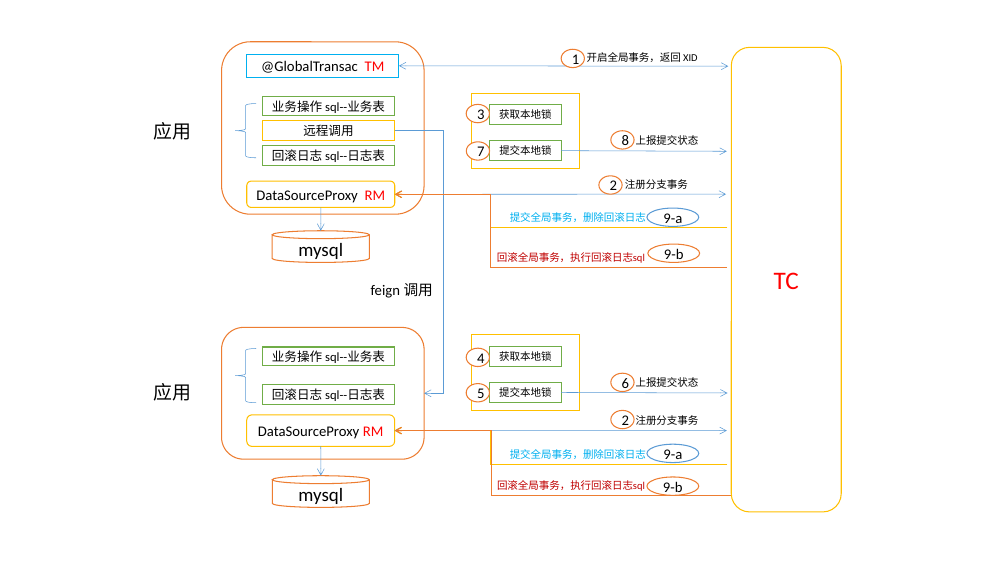
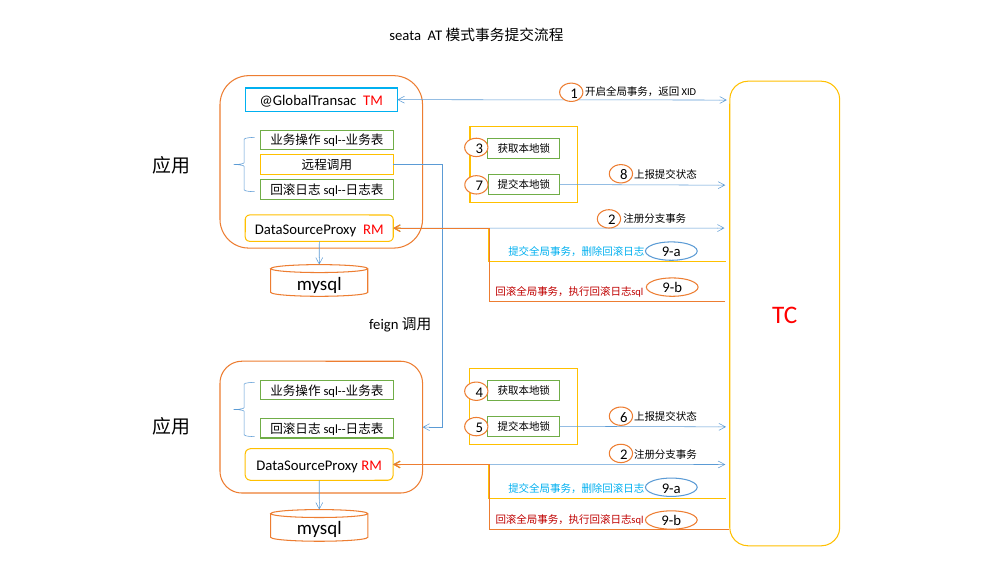
Before and after one commit to caesar-empereur/read-book, a slide deck: slide 1 of photo-source/distri/seata原理.pptx. Drawn at 1008x567 pixels with LibreOffice and Linux fonts; fonts in the diff are those of the drawing. Boxes give left, top, right and bottom in pixels: in the first picture for what was removed or moved away, otherwise in the second. Text is boxed around its words. In the diff, an @@ line names an element or a change of style, - is before the commit and + after.

```diff
--- a/photo-source/distri/seata原理.pptx
+++ b/photo-source/distri/seata原理.pptx
@@ text added at bbox=[389, 27, 564, 42], 14 pt, text #000000 @@
+seata AT 模式事务提交流程
@@ 13 ellipses, 12 rectangles, 12 texts, 5 rounded rectangles, 5 elbow arrows, 4 arrows, 3 double arrows, 2 cylinders, 2 left braces: place and size @@
-13 ellipses, 12 rectangles, 12 texts, 5 rounded rectangles, 5 elbow arrows, 4 arrows, 3 double arrows, 2 cylinders, 2 left braces at bbox=[154, 42, 841, 513]
+13 ellipses, 12 rectangles, 12 texts, 5 rounded rectangles, 5 elbow arrows, 4 arrows, 3 double arrows, 2 cylinders, 2 left braces at bbox=[152, 76, 839, 546]
```
Also in this commit, not shown: 2 other files.
